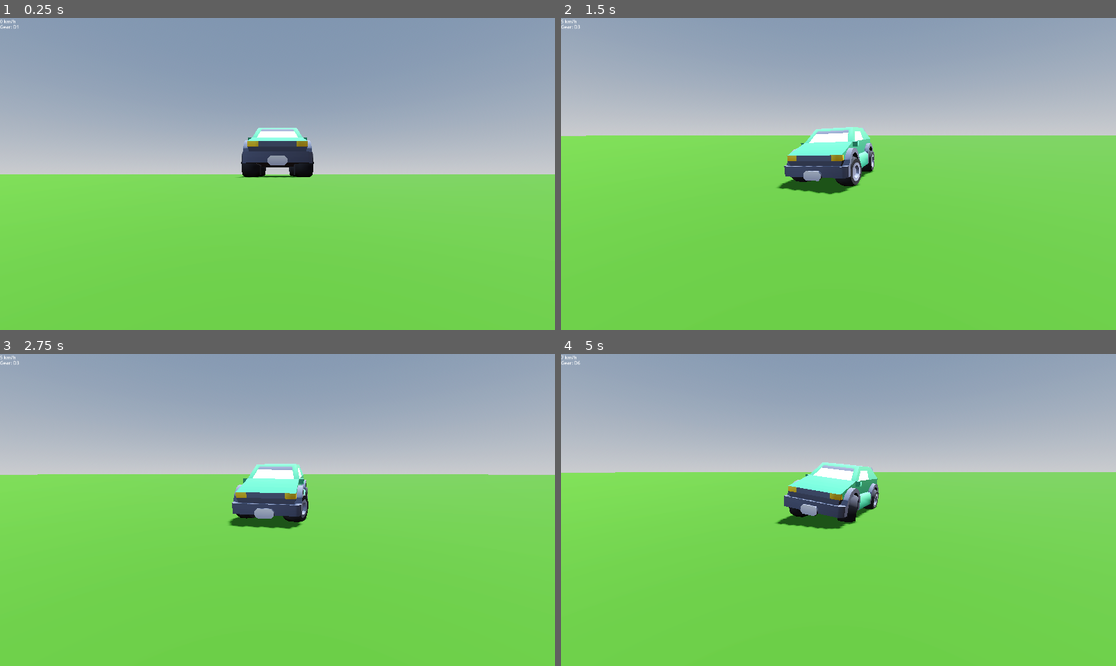
Above: before the commit, frames 1-4 (two rows, left to right).
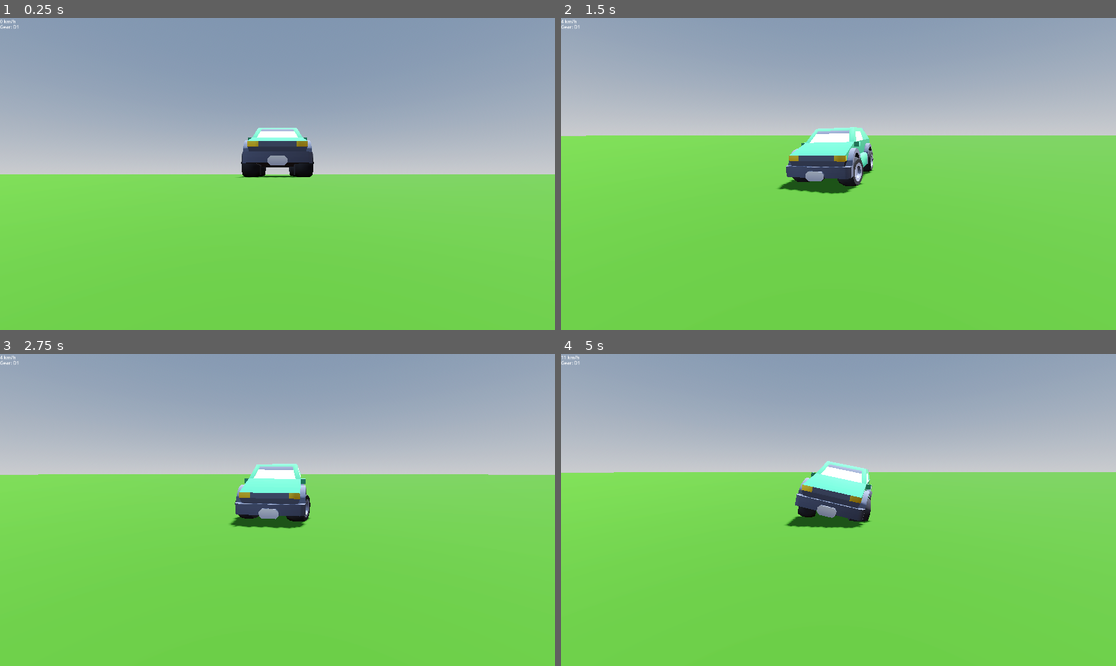
Above: after the commit, the same moments.

Repository: SaltyCookiez/DrivingSimEE
Game: Godot game, scene res://world.tscn
The game is run twice, just before and just after one commit, with the same random seed, the same clock (stepped at 60 frames per second) and the same inputs.
Inputs (mouse positions are in pixels of both pictures, inside the frame that each line leads up to):
- Up to frame 1 (0.25 s): no input
- Up to frame 2 (1.5 s): tap Enter at 0.5 s; move the mouse to (866, 174) at 0.52 s; hold D (Right) 0.53-1.28 s; hold W (Gas) 0.53-1.28 s; move the mouse to (810, 174) at 1.27 s; hold S (Brake) from 1.28 s (still down); tap W (Gas) at 1.35 s
- Up to frame 3 (2.75 s): move the mouse to (288, 503) at 2.02 s; release S (Brake) at 2.03 s; hold D (Right) from 2.03 s (still down); hold W (Gas) from 2.03 s (still down)
- Up to frame 4 (5 s): move the mouse to (832, 516) at 2.77 s; release W (Gas) at 2.78 s; tap W (Gas) at 2.85, 4.35 s; move the mouse to (877, 513) at 3.52 s; release D (Right) at 3.53 s; hold W (Gas) 3.53-4.28 s; hold A (Left) from 3.53 s (still down); move the mouse to (794, 506) at 4.27 s

The runs differ from the first frame. In frame 2, 0.6% of the frame differs, in the area x 0-57%, y 0-57%; in frame 3, 0.5%; in frame 4, 1.9%, in the area x 0-58%, y 0-57%.

Commit message:
Tweak the car speed

Diff:
--- a/driving-sim-ee/Car.gd
+++ b/driving-sim-ee/Car.gd
@@ -3,14 +3,14 @@
 @onready var hud = get_node("/root/World/HUD")
 
 # Engine & Transmission
-var gear_ratios = [2.97, 2.07, 1.43, 1.00, 0.84, 0.56]
-var final_drive_ratio = 3.42
+var gear_ratios = [3.2, 1.9, 1.3, 1.0, 0.85, 0.7]
+var final_drive_ratio = 3.0
 var current_gear = 1
 var max_gears = 6
 
-var upshift_rpm = 4000
-var downshift_rpm = 2000
-var shift_delay = 0.5
+var upshift_rpm = 4800
+var downshift_rpm = 1800
+var shift_delay = 0.6
 var shift_timer = 0.0
 
 var idle_rpm = 800
@@ -18,8 +18,8 @@
 var current_rpm = idle_rpm
 
 var engine_torque = 0.0
-var base_torque = 500.0
-var engine_drag = 0.015
+var base_torque = 650.0
+var engine_drag = 0.006
 
 # Driving Dynamics
 var steering_sensitivity = 0.35
@@ -91,9 +91,9 @@
 	var wheel_rpm_right = abs($wheel_back_right.get_rpm())
 	var wheel_rpm = (wheel_rpm_left + wheel_rpm_right) / 2.0
 
-	# Aerodynamic downforce
-	var downforce = linear_velocity.length() * 2.5
-	apply_central_force(-transform.basis.y * downforce)
+	# Aerodynamic downforce (single, modest)
+	var downforce_factor = 3.0
+	apply_central_force(-transform.basis.y * linear_velocity.length() * downforce_factor)
 
 	# Engine and transmission
 	_update_engine_rpm(wheel_rpm, delta)
@@ -105,7 +105,6 @@
 
 	# Engine force and braking behavior
 	if gear_mode == "D":
-		# Normal forward driving
 		engine_force = torque_output * acceleration_input
 
 		# Apply braking when S pressed
@@ -119,7 +118,6 @@
 		engine_force = -torque_output * brake_input
 
 		if brake_input == 0 and acceleration_input > 0:
-			# When holding W in reverse, apply braking torque
 			brake = brake_force * acceleration_input
 		else:
 			brake = 0.0
@@ -135,10 +133,6 @@
 		steering_lerp_speed * delta
 	)
 
-	# Extra downforce for high-speed stability
-	var downforce_factor = 10.0
-	apply_central_force(-transform.basis.y * linear_velocity.length() * downforce_factor)
-
 	# Engine drag
 	_apply_engine_drag(delta)
 
@@ -156,12 +150,13 @@
 	if debug_enabled:
 		_print_debug(speed)
 
+
 # Engine and Transmission
 func _calculate_engine_torque(rpm: float) -> float:
-	var mid_rpm = max_rpm * 0.55
+	var mid_rpm = max_rpm * 0.65
 	var torque_factor = 1.0 - pow((rpm - mid_rpm) / (mid_rpm * 1.5), 2)
 	torque_factor = clamp(torque_factor, 0.0, 1.0)
-	var min_torque = 5.0
+	var min_torque = 120.0   # stronger low RPM torque
 	return base_torque * torque_factor + min_torque
 
 
@@ -169,26 +164,33 @@
 	var gear_ratio = gear_ratios[current_gear - 1] if current_gear > 0 else 0
 	var total_ratio = gear_ratio * final_drive_ratio
 	var wheel_torque = torque * total_ratio
-	return wheel_torque / 5.0
+	# Tuned for realistic acceleration and top speed
+	return wheel_torque / 13.0
 
 
 func _update_engine_rpm(wheel_rpm: float, delta: float):
-	var rpm_scale = 80.0
+	var rpm_scale = 10.0       # controls gear speed span
+	var rpm_smooth_up = 2.5
+	var rpm_smooth_down = 1.2
+
+	var target_rpm: float = float(idle_rpm)
 
 	if gear_mode == "N":
-		current_rpm = lerp(float(current_rpm), float(idle_rpm), delta * 3.0)
+		target_rpm = float(idle_rpm)
 	elif gear_mode == "R":
-		current_rpm = float(idle_rpm) + (wheel_rpm * rpm_scale * 0.1)
+		target_rpm = float(idle_rpm) + float(wheel_rpm * rpm_scale * 0.1)
 	elif gear_mode == "D":
 		var gear_ratio = gear_ratios[current_gear - 1]
-		var target_rpm: float = wheel_rpm * gear_ratio * final_drive_ratio * rpm_scale
-		current_rpm = clamp(
-			lerp(float(current_rpm), target_rpm, delta * 5.0),
-			float(idle_rpm),
-			float(max_rpm)
-		)
-	else:
-		current_rpm = float(idle_rpm)
+		target_rpm = float(wheel_rpm * gear_ratio * final_drive_ratio * rpm_scale)
+		target_rpm = clamp(target_rpm, float(idle_rpm), float(max_rpm))
+	else:
+		target_rpm = float(idle_rpm)
+
+	# Simulate realistic engine inertia
+	if target_rpm > current_rpm:
+		current_rpm = lerp(float(current_rpm), float(target_rpm), delta * rpm_smooth_up)
+	else:
+		current_rpm = lerp(float(current_rpm), float(target_rpm), delta * rpm_smooth_down)
 
 
 func _handle_automatic_shifting():
@@ -199,13 +201,22 @@
 		shift_timer -= get_physics_process_delta_time()
 		return
 
-	if current_rpm > upshift_rpm and current_gear < max_gears:
+	# Speed thresholds per gear (in km/h)
+	var shift_speeds = [22.0, 42.0, 62.0, 82.0, 102.0]
+
+	# Get current speed
+	var speed = linear_velocity.length() * 3.6
+
+	# Upshift logic
+	if current_gear < max_gears and speed > shift_speeds[current_gear - 1]:
 		current_gear += 1
 		current_rpm *= 0.6
 		shift_timer = shift_delay
-	elif current_rpm < downshift_rpm and current_gear > 1:
+
+	# Downshift logic
+	elif current_gear > 1 and speed < (shift_speeds[current_gear - 2] - 5.0):
 		current_gear -= 1
-		current_rpm = clamp(current_rpm * 1.3, idle_rpm, max_rpm)
+		current_rpm = clamp(current_rpm * 1.2, idle_rpm, max_rpm)
 		shift_timer = shift_delay
 
 
